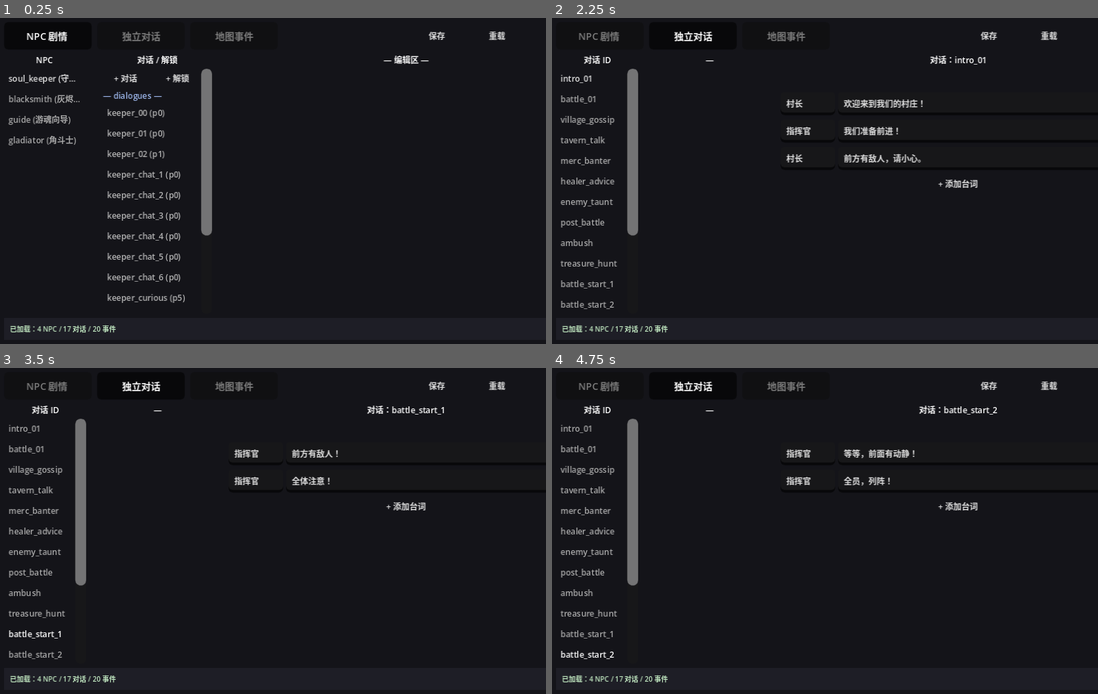
Above: before the commit, frames 1-4 (two rows, left to right).
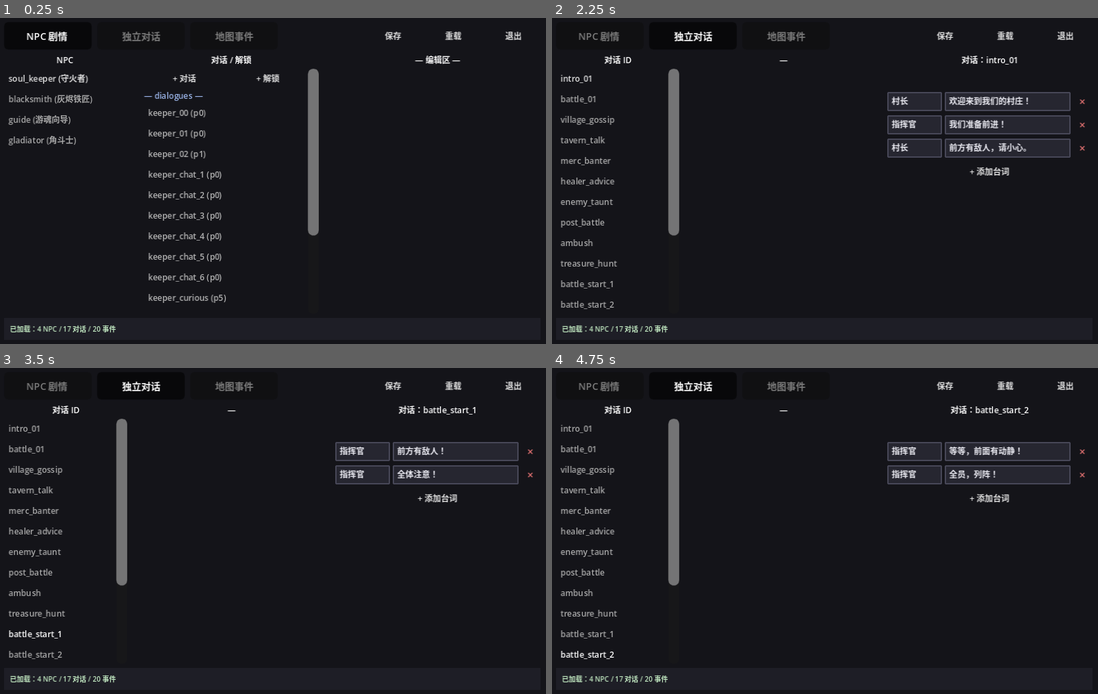
Above: after the commit, the same moments.

Repository: ZhuXilin/Dev_Project_260730
Game: Godot game, scene res://function/tool/editor/StoryEditor.tscn
The game is run twice, just before and just after one commit, with the same random seed, the same clock (stepped at 60 frames per second) and the same inputs. This scene is started directly instead of the project's main scene. Sound files missing from this copy of the repository are replaced by a short silence.
Inputs:
- Up to frame 1 (0.25 s): no input
- Up to frame 2 (2.25 s): click "重载" at 0.5 s; click "NPC 剧情" at 1.25 s; click "独立对话" at 2 s
- Up to frame 3 (3.5 s): click "battle_start_1" at 2.75 s
- Up to frame 4 (4.75 s): click "battle_start_1" at 3.5 s; click "battle_start_2" at 4.25 s

The runs differ from the first frame. In frame 1, 5.6% of the frame differs, in the area x 6-96%, y 3-88%; in frame 2, 6.1%, in the area x 5-98%, y 3-67%; in frame 3, 4.6%; in frame 4, 4.7%.

Commit message:
Add editor

Diff:
--- a/function/tool/editor/StoryEditor.gd
+++ b/function/tool/editor/StoryEditor.gd
@@ -3,18 +3,12 @@
 
 # ============================================================
 #  StoryEditor — NPC 剧情 / 独立对话 / 地图事件 统一编辑器
-# ============================================================
-#
-#  [NPC 剧情]  → stories.json
-#  [独立对话]  → dialogues.json
-#  [地图事件]  → events.json
-#
-#  快捷键：Ctrl+S 保存 / Esc 退出
 # ============================================================
 
 const STORY_PATH : String = "res://content/data/stories.json"
 const DIALOGUE_PATH : String = "res://content/data/dialogues.json"
 const EVENT_PATH : String = "res://content/data/events.json"
+const MAP_DIR : String = "res://content/scenes/maps/"
 
 const UNLOCK_TYPES : Array = ["unit", "relic", "aura", "route", "talent", "transform_branch"]
 const NUM_CONDITIONS : Array = [
@@ -23,7 +17,18 @@
 	"min_dialogue_count"
 ]
 
-# ---- ★ 全局尺寸（大幅压缩）----
+const CONDITION_HELP : Dictionary = {
+	"min_run_count": "累计通关局数 ≥ N",
+	"min_altar_level": "魂火上限等级 ≥ N（0-6）",
+	"min_initial_level": "初始魂火等级 ≥ N（0-3）",
+	"min_weapon_max_level": "任意单位武器最高等级 ≥ N（0-5）",
+	"min_dispatch_count": "累计派遣次数 ≥ N",
+	"min_arena_clear": "竞技场通关次数 ≥ N",
+	"min_dialogue_count": "与该 NPC 已看对话数 ≥ N",
+	"after_dialogue": "必须先看过指定对话",
+	"flags": "必须已获得所有 flag（逗号分隔）",
+}
+
 const FS_BTN   : int = 6
 const FS_TAB   : int = 7
 const FS_LABEL : int = 6
@@ -36,15 +41,19 @@
 const TAB_W    : int = 64
 const TAB_H    : int = 20
 const LEFT_W   : int = 90
-const MID_W    : int = 140
-
-# ---- 数据 ----
+const MID_W    : int = 160
+
+# ★ 输入框统一配色（扁平）
+const COL_INPUT_BG     : Color = Color(0.15, 0.15, 0.19, 1)
+const COL_INPUT_BORDER : Color = Color(0.28, 0.28, 0.34, 1)
+const COL_INPUT_TEXT   : Color = Color(0.92, 0.92, 0.95, 1)
+
 var _stories : Dictionary = {}
 var _dialogues : Dictionary = {}
 var _events : Dictionary = {}
 var _dirty : bool = false
-
-# ---- 当前选中 ----
+var _event_usage_cache : Dictionary = {}
+
 var _tab : String = "stories"
 var _current_npc : String = ""
 var _current_dialogue_id : String = ""
@@ -53,7 +62,6 @@
 var _current_event_id : String = ""
 var _current_action_idx : int = -1
 
-# ---- UI 引用 ----
 var _tab_stories_btn : Button
 var _tab_dialogues_btn : Button
 var _tab_events_btn : Button
@@ -73,6 +81,7 @@
 	_setup_window()
 	_build_ui()
 	_load_all()
+	_build_event_usage_cache()
 	_switch_tab("stories")
 
 
@@ -104,7 +113,6 @@
 	main.add_theme_constant_override("separation", 3)
 	add_child(main)
 
-	# ----- TopBar -----
 	var top := HBoxContainer.new()
 	top.name = "TopBar"
 	top.add_theme_constant_override("separation", 4)
@@ -142,7 +150,6 @@
 	quit_btn.pressed.connect(_on_quit)
 	top.add_child(quit_btn)
 
-	# ----- Body: 嵌套 HSplitContainer -----
 	var outer_split := HSplitContainer.new()
 	outer_split.name = "OuterSplit"
 	outer_split.size_flags_vertical = Control.SIZE_EXPAND_FILL
@@ -201,8 +208,10 @@
 	_mid_list.add_theme_constant_override("separation", 1)
 	mid_scroll.add_child(_mid_list)
 
+	# ★ 右列：min 改小 + 加 size_flags
 	var right := VBoxContainer.new()
-	right.custom_minimum_size = Vector2(260, 0)
+	right.custom_minimum_size = Vector2(150, 0)
+	right.size_flags_horizontal = Control.SIZE_EXPAND_FILL
 	right.add_theme_constant_override("separation", 2)
 	inner_split.add_child(right)
 
@@ -213,10 +222,12 @@
 	_right_title.clip_text = true
 	right.add_child(_right_title)
 
+	# ★ 关键：横向滚动设为 AUTO（超宽时出滚动条，不撑破布局）
 	var right_scroll := ScrollContainer.new()
 	right_scroll.size_flags_vertical = Control.SIZE_EXPAND_FILL
 	right_scroll.size_flags_horizontal = Control.SIZE_EXPAND_FILL
-	right_scroll.horizontal_scroll_mode = ScrollContainer.SCROLL_MODE_DISABLED
+	right_scroll.horizontal_scroll_mode = ScrollContainer.SCROLL_MODE_AUTO
+	right_scroll.vertical_scroll_mode = ScrollContainer.SCROLL_MODE_AUTO
 	right.add_child(right_scroll)
 
 	_right_container = VBoxContainer.new()
@@ -225,7 +236,6 @@
 	_right_container.add_theme_constant_override("separation", 3)
 	right_scroll.add_child(_right_container)
 
-	# ----- StatusBar -----
 	var status_bar := PanelContainer.new()
 	status_bar.custom_minimum_size = Vector2(0, 16)
 	var sb := StyleBoxFlat.new()
@@ -242,6 +252,29 @@
 	_status_label.modulate = Color(0.75, 0.9, 0.75)
 	_status_label.text = "就绪"
 	status_bar.add_child(_status_label)
+
+
+# ============================================================
+#  ★ 统一样式
+# ============================================================
+func _make_input_stylebox(focused : bool = false) -> StyleBoxFlat:
+	var sb := StyleBoxFlat.new()
+	sb.bg_color = COL_INPUT_BG
+	sb.border_color = Color(0.4, 0.5, 0.7, 1) if focused else COL_INPUT_BORDER
+	sb.border_width_left = 1
+	sb.border_width_right = 1
+	sb.border_width_top = 1
+	sb.border_width_bottom = 1
+	sb.content_margin_left = 3
+	sb.content_margin_right = 3
+	sb.content_margin_top = 1
+	sb.content_margin_bottom = 1
+	sb.corner_radius_top_left = 1
+	sb.corner_radius_top_right = 1
+	sb.corner_radius_bottom_left = 1
+	sb.corner_radius_bottom_right = 1
+	sb.anti_aliasing = false
+	return sb
 
 
 # ============================================================
@@ -267,6 +300,27 @@
 	return b
 
 
+func _mk_icon_button(text : String, warn_color : bool = false) -> Button:
+	var b := Button.new()
+	b.text = text
+	b.add_theme_font_size_override("font_size", 8)
+	b.custom_minimum_size = Vector2(14, ROW_H)
+	b.focus_mode = Control.FOCUS_NONE
+	b.clip_text = true
+	if warn_color:
+		b.modulate = Color(1.0, 0.5, 0.5)
+	var empty := StyleBoxEmpty.new()
+	empty.content_margin_left = 0
+	empty.content_margin_right = 0
+	empty.content_margin_top = 0
+	empty.content_margin_bottom = 0
+	b.add_theme_stylebox_override("normal", empty)
+	b.add_theme_stylebox_override("hover", empty)
+	b.add_theme_stylebox_override("pressed", empty)
+	b.add_theme_stylebox_override("focus", empty)
+	return b
+
+
 func _mk_tab_button(text : String) -> Button:
 	var b := Button.new()
 	b.text = text
@@ -291,8 +345,14 @@
 	le.text = text
 	le.placeholder_text = placeholder
 	le.add_theme_font_size_override("font_size", FS_BTN)
+	le.add_theme_color_override("font_color", COL_INPUT_TEXT)
+	le.add_theme_color_override("font_placeholder_color", Color(0.5, 0.5, 0.55, 1))
+	# ★ 扁平输入框样式（去阴影）
+	le.add_theme_stylebox_override("normal", _make_input_stylebox(false))
+	le.add_theme_stylebox_override("focus", _make_input_stylebox(true))
+	le.add_theme_stylebox_override("read_only", _make_input_stylebox(false))
 	le.size_flags_horizontal = Control.SIZE_EXPAND_FILL
-	le.custom_minimum_size = Vector2(30, ROW_H)
+	le.custom_minimum_size = Vector2(0, ROW_H)   # ★ x=0：可压缩
 	return le
 
 
@@ -306,9 +366,7 @@
 	sp.size_flags_horizontal = Control.SIZE_SHRINK_END
 	sp.add_theme_font_size_override("font_size", FS_BTN)
 	sp.add_theme_constant_override("separation", 0)
-	# ★ 立即 + 延迟双保险
 	_setup_spin_internal(sp)
-	sp.call_deferred("_ensure_internal_style") if false else null
 	call_deferred("_setup_spin_internal", sp)
 	return sp
 
@@ -318,10 +376,13 @@
 	var le := sp.get_line_edit()
 	if le:
 		le.add_theme_font_size_override("font_size", FS_BTN)
+		le.add_theme_color_override("font_color", COL_INPUT_TEXT)
+		le.add_theme_stylebox_override("normal", _make_input_stylebox(false))
+		le.add_theme_stylebox_override("focus", _make_input_stylebox(true))
+		le.add_theme_stylebox_override("read_only", _make_input_stylebox(false))
 		le.custom_minimum_size = Vector2(0, ROW_H - 2)
 		le.select_all_on_focus = true
 		le.context_menu_enabled = false
-	# 上下箭头压缩
 	for path in ["up", "down"]:
 		var btn : Control = sp.get_node_or_null(path)
 		if btn:
@@ -329,14 +390,35 @@
 			btn.size = Vector2(8, ROW_H / 2)
 
 
-func _mk_checkbox(text : String, pressed : bool) -> CheckBox:
-	var cb := CheckBox.new()
-	cb.text = text
-	cb.button_pressed = pressed
-	cb.add_theme_font_size_override("font_size", FS_LABEL)
-	cb.clip_text = true
-	cb.focus_mode = Control.FOCUS_NONE
-	return cb
+## ★ 用 Button 模拟 checkbox（尺寸可完全控制）
+func _mk_checkbox(text : String, pressed : bool) -> Button:
+	var b := Button.new()
+	b.toggle_mode = true
+	b.button_pressed = pressed
+	b.focus_mode = Control.FOCUS_NONE
+	b.add_theme_font_size_override("font_size", FS_LABEL)
+	b.clip_text = true
+	b.text_overrun_behavior = TextServer.OVERRUN_TRIM_ELLIPSIS
+	b.text = _checkbox_text(text, pressed)
+	b.alignment = HORIZONTAL_ALIGNMENT_LEFT
+	b.custom_minimum_size = Vector2(0, ROW_H)   # ★ 不撑宽
+	var empty := StyleBoxEmpty.new()
+	empty.content_margin_left = 2
+	empty.content_margin_right = 2
+	empty.content_margin_top = 0
+	empty.content_margin_bottom = 0
+	b.add_theme_stylebox_override("normal", empty)
+	b.add_theme_stylebox_override("hover", empty)
+	b.add_theme_stylebox_override("pressed", empty)
+	b.add_theme_stylebox_override("focus", empty)
+	b.toggled.connect(func(p):
+		b.text = _checkbox_text(text, p)
+	)
+	return b
+
+
+func _checkbox_text(label : String, checked : bool) -> String:
+	return ("☑ " if checked else "☐ ") + label
 
 
 func _clear_container(node : Node):
@@ -355,6 +437,14 @@
 	btn.alignment = HORIZONTAL_ALIGNMENT_LEFT
 	btn.clip_text = true
 	btn.text_overrun_behavior = TextServer.OVERRUN_TRIM_ELLIPSIS
+
+
+## ★ 行容器：不撑宽
+func _mk_row_container() -> HBoxContainer:
+	var row := HBoxContainer.new()
+	row.add_theme_constant_override("separation", 2)
+	row.size_flags_horizontal = Control.SIZE_EXPAND_FILL
+	return row
 
 
 # ============================================================
@@ -401,11 +491,58 @@
 
 func _on_reload():
 	_load_all()
+	_build_event_usage_cache()
 	_switch_tab(_tab)
 
 
 func _on_quit():
 	get_tree().quit()
+
+
+# ============================================================
+#  事件反查
+# ============================================================
+func _build_event_usage_cache():
+	_event_usage_cache.clear()
+	_scan_dir_for_events(MAP_DIR)
+
+
+func _scan_dir_for_events(dir_path : String):
+	var dir := DirAccess.open(dir_path)
+	if dir == null: return
+	dir.list_dir_begin()
+	var fname := dir.get_next()
+	while fname != "":
+		if dir.current_is_dir():
+			if fname != "." and fname != "..":
+				_scan_dir_for_events(dir_path + fname + "/")
+		elif fname.ends_with(".tscn"):
+			_scan_tscn_for_events(dir_path + fname)
+		fname = dir.get_next()
+	dir.list_dir_end()
+
+
+func _scan_tscn_for_events(path : String):
+	var f := FileAccess.open(path, FileAccess.READ)
+	if f == null: return
+	var text := f.get_as_text()
+	f.close()
+	var lines : PackedStringArray = text.split("\n")
+	for line in lines:
+		var s : String = line.strip_edges()
+		if s.begins_with("event_id") and s.contains("="):
+			var eq_idx : int = s.find("=")
+			var val_part : String = s.substr(eq_idx + 1).strip_edges()
+			val_part = val_part.trim_prefix("\"").trim_suffix("\"")
+			if val_part != "":
+				if not _event_usage_cache.has(val_part):
+					_event_usage_cache[val_part] = []
+				var short : String = path.get_file()
+				_event_usage_cache[val_part].append(short)
+
+
+func _get_event_usages(event_id : String) -> Array:
+	return _event_usage_cache.get(event_id, [])
 
 
 # ============================================================
@@ -482,8 +619,7 @@
 	if _current_npc == "" or not _stories.has(_current_npc): return
 	var npc : Dictionary = _stories[_current_npc]
 
-	var add_row := HBoxContainer.new()
-	add_row.add_theme_constant_override("separation", 3)
+	var add_row := _mk_row_container()
 	_mid_list.add_child(add_row)
 
 	var add_dlg := _mk_button("+ 对话")
@@ -563,8 +699,7 @@
 
 	_right_title.text = "编辑：" + _current_dialogue_id
 
-	var head_row := HBoxContainer.new()
-	head_row.add_theme_constant_override("separation", 3)
+	var head_row := _mk_row_container()
 	_right_container.add_child(head_row)
 
 	var preview_btn := _mk_button("▶ 预览")
@@ -578,6 +713,7 @@
 
 	var id_row := _mk_row("ID")
 	var id_edit := _mk_line_edit(_current_dialogue_id)
+	id_edit.tooltip_text = "对话唯一 ID（同 NPC 内不可重复）"
 	id_edit.text_submitted.connect(func(new_id):
 		_rename_dialogue_id(_current_dialogue_id, new_id)
 	)
@@ -585,6 +721,7 @@
 
 	var pri_row := _mk_row("priority")
 	var pri_spin := _mk_spin(int(d.get("priority", 0)), -100, 100)
+	pri_spin.tooltip_text = "优先级：满足 condition 的多个对话中，选 priority 最高的播放"
 	pri_spin.value_changed.connect(func(v):
 		d["priority"] = int(v)
 		_dirty = true
@@ -592,7 +729,11 @@
 	)
 	pri_row.add_child(pri_spin)
 
-	_right_container.add_child(_mk_section_label("— condition —"))
+	var pri_hint := _mk_label("数值越大越优先", FS_HINT)
+	pri_hint.modulate = Color(0.55, 0.55, 0.55)
+	_right_container.add_child(pri_hint)
+
+	_right_container.add_child(_mk_section_label("— condition（全部满足才触发）—"))
 	_build_condition_editor(d.get("condition", {}), func(new_cond):
 		if new_cond.is_empty():
 			d.erase("condition")
@@ -609,11 +750,10 @@
 
 
 func _mk_row(label_text : String) -> HBoxContainer:
-	var row := HBoxContainer.new()
-	row.add_theme_constant_override("separation", 3)
+	var row := _mk_row_container()
 	_right_container.add_child(row)
 	var lb := _mk_label(label_text, FS_LABEL)
-	lb.custom_minimum_size = Vector2(55, 0)
+	lb.custom_minimum_size = Vector2(50, 0)
 	row.add_child(lb)
 	return row
 
@@ -633,9 +773,24 @@
 	return {}
 
 
+func _is_dialogue_id_taken(npc_id : String, new_id : String, exclude_old_id : String) -> bool:
+	if not _stories.has(npc_id): return false
+	var dialogues : Array = _stories[npc_id].get("dialogues", [])
+	for d in dialogues:
+		if not (d is Dictionary): continue
+		var did : String = d.get("id", "")
+		if did == new_id and did != exclude_old_id:
+			return true
+	return false
+
+
 func _rename_dialogue_id(old_id : String, new_id : String):
 	if new_id == "" or new_id == old_id: return
 	if not _stories.has(_current_npc): return
+	if _is_dialogue_id_taken(_current_npc, new_id, old_id):
+		_set_status("✗ ID 已存在：%s" % new_id)
+		_build_dialogue_form()
+		return
 	var dialogues : Array = _stories[_current_npc].get("dialogues", [])
 	for d in dialogues:
 		if d is Dictionary and d.get("id", "") == old_id:
@@ -670,7 +825,12 @@
 	var npc : Dictionary = _stories[_current_npc]
 	if not npc.has("dialogues"):
 		npc["dialogues"] = []
-	var new_id : String = "new_dialogue_%d" % (Time.get_ticks_msec() % 100000)
+	var base_id : String = "new_dialogue"
+	var new_id : String = base_id
+	var n : int = 1
+	while _is_dialogue_id_taken(_current_npc, new_id, ""):
+		n += 1
+		new_id = "%s_%d" % [base_id, n]
 	npc["dialogues"].append({
 		"id": new_id,
 		"priority": 0,
@@ -752,7 +912,7 @@
 	var opt := OptionButton.new()
 	opt.add_theme_font_size_override("font_size", FS_BTN)
 	opt.size_flags_horizontal = Control.SIZE_EXPAND_FILL
-	opt.custom_minimum_size = Vector2(70, ROW_H)
+	opt.custom_minimum_size = Vector2(60, ROW_H)
 	opt.clip_text = true
 
 	opt.add_item("（选择…）", 0)
@@ -878,19 +1038,19 @@
 
 
 # ============================================================
-#  Condition 编辑器
+#  Condition 编辑器（★ 修复：checkbox 不再硬编码宽度）
 # ============================================================
 func _build_condition_editor(cond : Dictionary, on_change : Callable):
 	var work : Dictionary = cond.duplicate(true)
 
 	for key in NUM_CONDITIONS:
-		var row := HBoxContainer.new()
-		row.add_theme_constant_override("separation", 3)
+		var row := _mk_row_container()
 		_right_container.add_child(row)
 
 		var cb := _mk_checkbox(key, work.has(key))
-		cb.custom_minimum_size = Vector2(110, ROW_H)
+		# ★ 关键：不覆盖 _mk_checkbox 的 min_size；让 checkbox 可压缩
 		cb.size_flags_horizontal = Control.SIZE_EXPAND_FILL
+		cb.tooltip_text = CONDITION_HELP.get(key, "")
 		row.add_child(cb)
 
 		var sp := _mk_spin(int(work.get(key, 0)), 0, 999)
@@ -911,13 +1071,12 @@
 		)
 
 	# after_dialogue
-	var ad_row := HBoxContainer.new()
-	ad_row.add_theme_constant_override("separation", 3)
+	var ad_row := _mk_row_container()
 	_right_container.add_child(ad_row)
 
 	var ad_cb := _mk_checkbox("after_dialogue", work.has("after_dialogue"))
-	ad_cb.custom_minimum_size = Vector2(110, ROW_H)
-	ad_cb.size_flags_horizontal = Control.SIZE_EXPAND_FILL
+	ad_cb.size_flags_horizontal = Control.SIZE_EXPAND_FILL   # ★ 不覆盖宽度
+	ad_cb.tooltip_text = CONDITION_HELP.get("after_dialogue", "")
 	ad_row.add_child(ad_cb)
 
 	var dialogue_ids : Array = []
@@ -933,7 +1092,7 @@
 	var ad_opt := OptionButton.new()
 	ad_opt.add_theme_font_size_override("font_size", FS_BTN)
 	ad_opt.size_flags_horizontal = Control.SIZE_EXPAND_FILL
-	ad_opt.custom_minimum_size = Vector2(70, ROW_H)
+	ad_opt.custom_minimum_size = Vector2(50, ROW_H)
 	ad_opt.clip_text = true
 	ad_opt.disabled = not work.has("after_dialogue")
 
@@ -974,10 +1133,10 @@
 	# flags
 	var flags_label := _mk_label("flags（逗号分隔）:")
 	flags_label.modulate = Color(0.8, 0.8, 0.8)
+	flags_label.tooltip_text = CONDITION_HELP.get("flags", "")
 	_right_container.add_child(flags_label)
 
-	var flags_row := HBoxContainer.new()
-	flags_row.add_theme_constant_override("separation", 3)
+	var flags_row := _mk_row_container()
 	_right_container.add_child(flags_row)
 
 	var flags_arr : Array = work.get("flags", [])
@@ -1008,8 +1167,7 @@
 
 	for i in range(lines.size()):
 		var line : Dictionary = lines[i]
-		var row := HBoxContainer.new()
-		row.add_theme_constant_override("separation", 2)
+		var row := _mk_row_container()
 		_right_container.add_child(row)
 
 		var speaker_edit := _mk_line_edit(str(line.get("speaker", "")), "说话者")
@@ -1029,19 +1187,15 @@
 		row.add_child(text_edit)
 
 		var idx : int = i
-		var up := _mk_button("↑")
-		up.custom_minimum_size = Vector2(16, ROW_H)
+		var up := _mk_icon_button("↑")
 		up.pressed.connect(_move_line.bind(d, idx, -1))
 		row.add_child(up)
 
-		var dn := _mk_button("↓")
-		dn.custom_minimum_size = Vector2(16, ROW_H)
+		var dn := _mk_icon_button("↓")
 		dn.pressed.connect(_move_line.bind(d, idx, 1))
 		row.add_child(dn)
 
-		var del := _mk_button("×")
-		del.custom_minimum_size = Vector2(16, ROW_H)
-		del.modulate = Color(1.0, 0.6, 0.6)
+		var del := _mk_icon_button("×", true)
 		del.pressed.connect(_delete_line.bind(d, idx))
 		row.add_child(del)
 
@@ -1091,8 +1245,7 @@
 	var choices : Array = d["choices"]
 	for i in range(choices.size()):
 		var c : Dictionary = choices[i]
-		var row := HBoxContainer.new()
-		row.add_theme_constant_override("separation", 2)
+		var row := _mk_row_container()
 		_right_container.add_child(row)
 
 		var text_edit := _mk_line_edit(str(c.get("text", "")), "选项文本")
@@ -1103,7 +1256,7 @@
 		row.add_child(text_edit)
 
 		var flag_edit := _mk_line_edit(str(c.get("flag", "")), "flag")
-		flag_edit.custom_minimum_size = Vector2(70, ROW_H)
+		flag_edit.custom_minimum_size = Vector2(60, ROW_H)
 		flag_edit.size_flags_horizontal = Control.SIZE_FILL
 		flag_edit.text_changed.connect(func(t):
 			c["flag"] = t
@@ -1112,9 +1265,7 @@
 		row.add_child(flag_edit)
 
 		var idx : int = i
-		var del := _mk_button("×")
-		del.custom_minimum_size = Vector2(16, ROW_H)
-		del.modulate = Color(1.0, 0.6, 0.6)
+		var del := _mk_icon_button("×", true)
 		del.pressed.connect(func():
 			choices.remove_at(idx)
 			if choices.is_empty(): d.erase("choices")
@@ -1171,8 +1322,7 @@
 
 	var lines : Array = _dialogues[_current_flat_id]
 
-	var head_row := HBoxContainer.new()
-	head_row.add_theme_constant_override("separation", 3)
+	var head_row := _mk_row_container()
 	_right_container.add_child(head_row)
 
 	var preview_btn := _mk_button("▶ 预览")
@@ -1188,8 +1338,7 @@
 
 	for i in range(lines.size()):
 		var line : Dictionary = lines[i]
-		var row := HBoxContainer.new()
-		row.add_theme_constant_override("separation", 2)
+		var row := _mk_row_container()
 		_right_container.add_child(row)
 
 		var sp_edit := _mk_line_edit(str(line.get("speaker", "")), "说话者")
@@ -1209,9 +1358,7 @@
 		row.add_child(tx_edit)
 
 		var idx : int = i
-		var del := _mk_button("×")
-		del.custom_minimum_size = Vector2(16, ROW_H)
-		del.modulate = Color(1.0, 0.6, 0.6)
+		var del := _mk_icon_button("×", true)
 		del.pressed.connect(func():
 			lines.remove_at(idx)
 			_dirty = true
@@ -1229,7 +1376,12 @@
 
 
 func _add_new_flat_dialogue():
-	var new_id : String = "new_dialogue_%d" % (Time.get_ticks_msec() % 100000)
+	var base_id : String = "new_dialogue"
+	var new_id : String = base_id
+	var n : int = 1
+	while _dialogues.has(new_id):
+		n += 1
+		new_id = "%s_%d" % [base_id, n]
 	_dialogues[new_id] = [{"speaker": "???", "text": "..."}]
 	_dirty = true
 	_current_flat_id = new_id
@@ -1255,11 +1407,16 @@
 # ============================================================
 func _build_event_id_list():
 	for eid in _events:
-		var btn := _mk_button(eid)
+		var usages : Array = _get_event_usages(eid)
+		var suffix : String = ""
+		if not usages.is_empty():
+			suffix = "  [%d 处]" % usages.size()
+		var btn := _mk_button(eid + suffix)
 		_stretch_row_button(btn)
 		btn.toggle_mode = true
 		btn.button_pressed = (eid == _current_event_id)
 		btn.modulate = Color.WHITE if eid == _current_event_id else Color(0.75, 0.75, 0.75, 1)
+		btn.tooltip_text = "被引用：" + (", ".join(usages) if not usages.is_empty() else "（无）")
 		btn.pressed.connect(_on_event_selected.bind(eid))
 		_left_list.add_child(btn)
 
@@ -1278,7 +1435,7 @@
 	_current_action_idx = -1
 	for child in _left_list.get_children():
 		if child is Button:
-			child.modulate = Color.WHITE if child.text == event_id else Color(0.75, 0.75, 0.75, 1)
+			child.modulate = Color.WHITE if child.text.begins_with(event_id) else Color(0.75, 0.75, 0.75, 1)
 	_build_event_action_list()
 	_clear_container(_right_container)
 	_right_title.text = "— 编辑区 —"
@@ -1289,8 +1446,7 @@
 	if _current_event_id == "" or not _events.has(_current_event_id): return
 	var ev : Dictionary = _events[_current_event_id]
 
-	var add_row := HBoxContainer.new()
-	add_row.add_theme_constant_override("separation", 3)
+	var add_row := _mk_row_container()
 	_mid_list.add_child(add_row)
 
 	var add_action_btn := _mk_button("+ action")
@@ -1299,6 +1455,7 @@
 	add_row.add_child(add_action_btn)
 
 	var once_cb := _mk_checkbox("once", bool(ev.get("once", true)))
+	once_cb.tooltip_text = "勾选后此事件只触发一次"
 	once_cb.toggled.connect(func(pressed):
 		ev["once"] = pressed
 		_dirty = true
@@ -1361,6 +1518,14 @@
 	var actions : Array = ev.get("actions", [])
 	if _current_action_idx >= actions.size(): return
 	var a : Dictionary = actions[_current_action_idx]
+
+	var usages : Array = _get_event_usages(_current_event_id)
+	var usage_text : String = "（无地图引用）"
+	if not usages.is_empty():
+		usage_text = "被 %d 张地图引用：%s" % [usages.size(), ", ".join(usages)]
+	var usage_label := _mk_label(usage_text, FS_HINT)
+	usage_label.modulate = Color(0.7, 0.9, 0.7) if not usages.is_empty() else Color(0.7, 0.5, 0.5)
+	_right_container.add_child(usage_label)
 
 	_right_title.text = "action #%d" % _current_action_idx
 
@@ -1388,8 +1553,7 @@
 	)
 	type_row.add_child(opt)
 
-	var head_row := HBoxContainer.new()
-	head_row.add_theme_constant_override("separation", 3)
+	var head_row := _mk_row_container()
 	_right_container.add_child(head_row)
 
 	var up_btn := _mk_button("↑ 上移")
@@ -1455,8 +1619,7 @@
 			_build_one_field_row(a, key)
 
 	_right_container.add_child(_mk_section_label("— 添加字段 —"))
-	var add_row := HBoxContainer.new()
-	add_row.add_theme_constant_override("separation", 3)
+	var add_row := _mk_row_container()
 	_right_container.add_child(add_row)
 
 	var key_edit := _mk_line_edit("", "字段名")
@@ -1467,8 +1630,7 @@
 	var val_edit := _mk_line_edit("", "值")
 	add_row.add_child(val_edit)
 
-	var add_btn := _mk_button("+")
-	add_btn.custom_minimum_size = Vector2(20, ROW_H)
+	var add_btn := _mk_icon_button("+")
 	add_btn.pressed.connect(func():
 		var k : String = key_edit.text.strip_edges()
 		var v : String = val_edit.text
@@ -1502,8 +1664,7 @@
 func _build_one_field_row(a : Dictionary, key : String):
 	var value : Variant = a[key]
 
-	var row := HBoxContainer.new()
-	row.add_theme_constant_override("separation", 3)
+	var row := _mk_row_container()
 	_right_container.add_child(row)
 
 	var lb := _mk_label(key, FS_LABEL)
@@ -1560,9 +1721,7 @@
 		)
 		row.add_child(le)
 
-	var del := _mk_button("×")
-	del.custom_minimum_size = Vector2(16, ROW_H)
-	del.modulate = Color(1.0, 0.6, 0.6)
+	var del := _mk_icon_button("×", true)
 	del.pressed.connect(func():
 		a.erase(key)
 		_dirty = true
@@ -1573,7 +1732,12 @@
 
 
 func _add_new_event():
-	var new_id : String = "new_event_%d" % (Time.get_ticks_msec() % 100000)
+	var base_id : String = "new_event"
+	var new_id : String = base_id
+	var n : int = 1
+	while _events.has(new_id):
+		n += 1
+		new_id = "%s_%d" % [base_id, n]
 	_events[new_id] = {
 		"actions": [{"type": "dialog", "dialog_id": ""}],
 		"once": true
